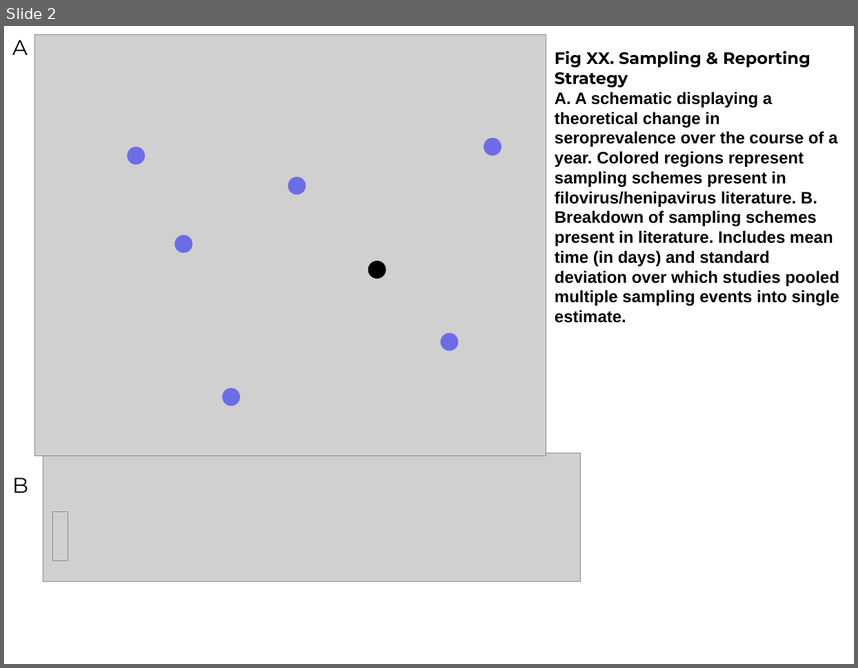
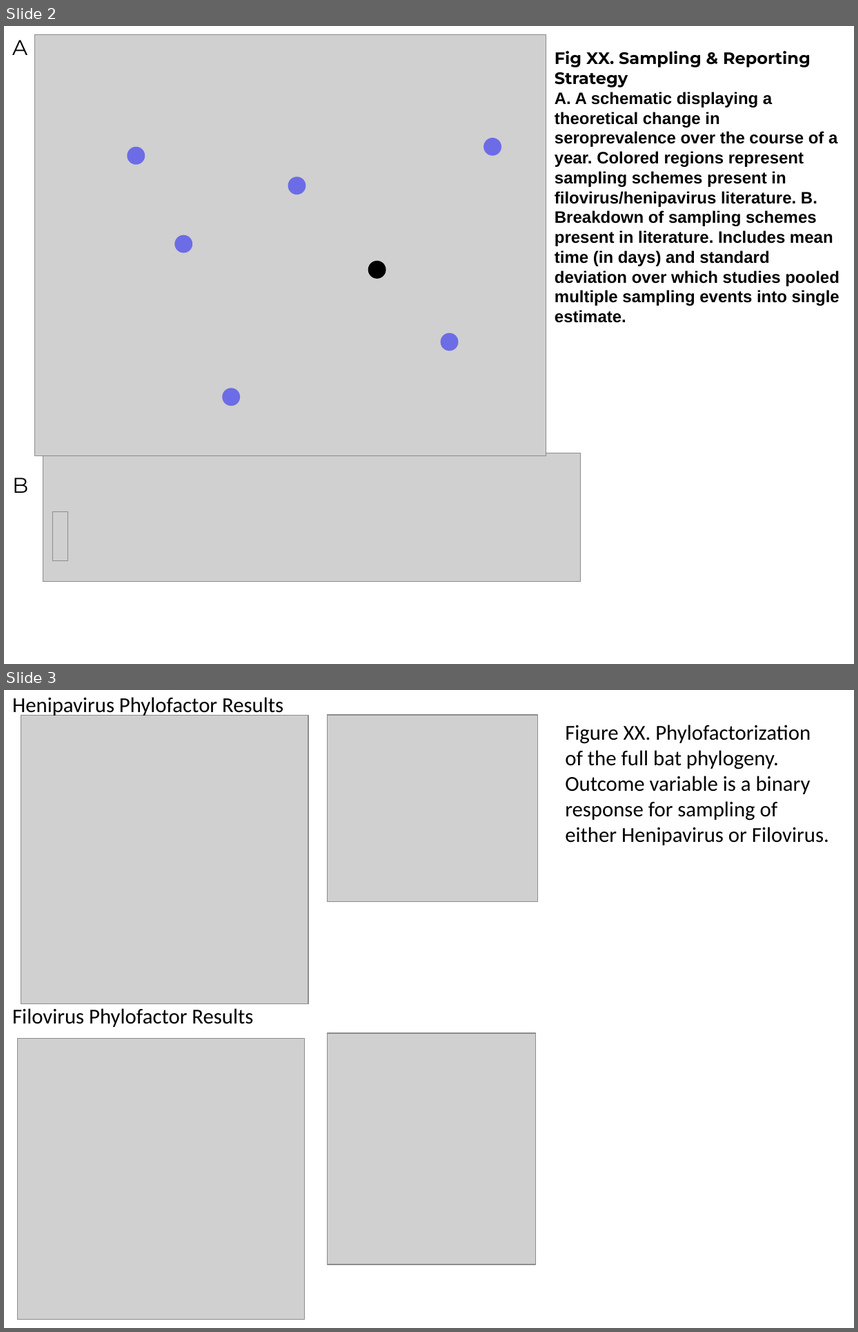
Before and after one commit to dncrwlye/BZDEL, a slide deck: meta_analysis/figures/sampling figure .pptx. Shown one above the other, each under a label of ours: slide 2 before the commit, slides 2 and 3 after it. The pictures are 858x668 and 858x1332 pixels, drawn with LibreOffice and Linux fonts; fonts in the diff are those of the drawing; grey boxes stand for pictures. Boxes give left, top, right and bottom in pixels: in the first picture for what was removed or moved away, otherwise in the second. Text is boxed around its words. In the diff, an @@ line names an element or a change of style, - is before the commit and + after.

Commit message:
power point of my images

```diff
--- a/meta_analysis/figures/sampling figure .pptx
+++ b/meta_analysis/figures/sampling figure .pptx
@@ slide 3 added at (4, 690, 854, 1328), background #FFFFFF @@
@@ text added at (12, 697, 283, 718), 18 pt, text #000000 @@
+Henipavirus Phylofactor Results
@@ picture added at (21, 715, 308, 1003) @@
@@ picture added at (327, 715, 538, 902) @@
@@ text added at (565, 724, 829, 845), 18 pt, text #000000 @@
+Figure XX. Phylofactorization of the full bat phylogeny. Outcome variable is a binary response for sampling of either Henipavirus or Filovirus.
@@ text added at (12, 1008, 253, 1027), 18 pt, text #000000 @@
+Filovirus Phylofactor Results
@@ picture added at (18, 1038, 304, 1319) @@
@@ picture added at (327, 1032, 535, 1264) @@
```
